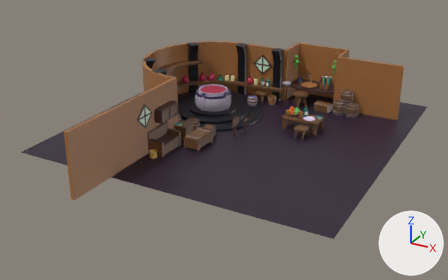
What one commit did to the glTF model assets/atelier.glb.
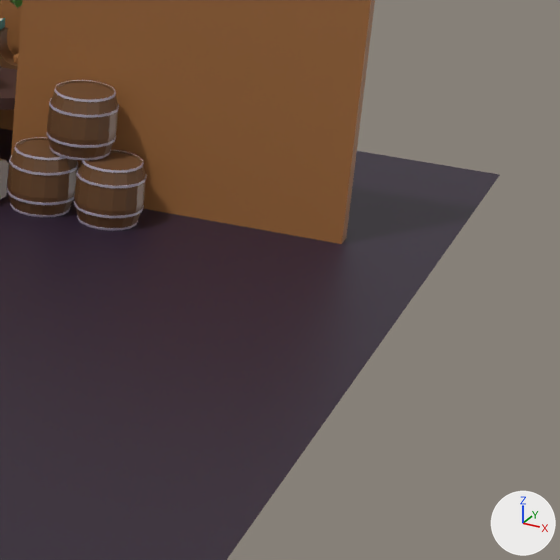
Each version is shown whole from a 50 mm camera at (37.5, -57.92, 29.04) aimed at (5.59, 0.1, 0.04), then close up on the part from 74% to 98% of the width and 26% to 65% of the height. The lights are fixed; the arrows at lower right show +X, +Y and +Z. Where no turn or scale is listed for an object, it has been applied to the vertices.

Objects in the first close-up: 'barrel.002', 'barrel.003', 'barrel.004', 'floor', 'table', 'walls'.
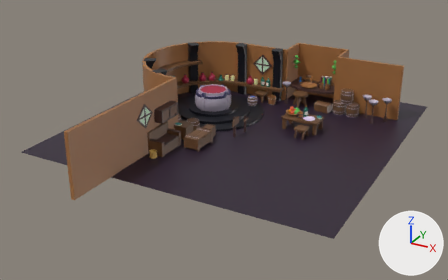
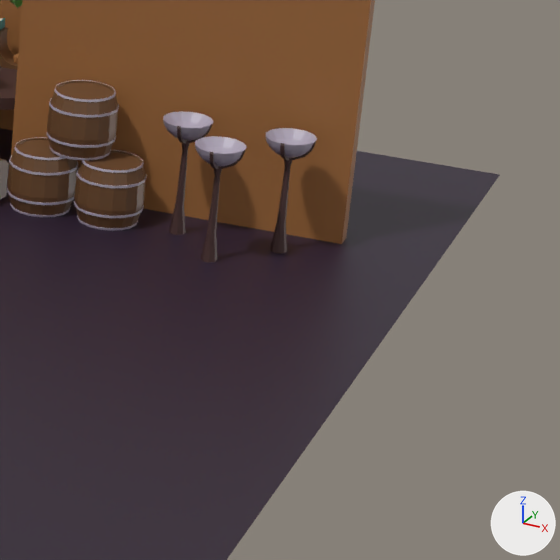
Changed parts and their boxes [x1, y1, x2, y2] in the close-ups (560 x 560 px):
'torch.002', added
    after: [195, 136, 247, 262]
'torch.003', added
    after: [265, 128, 317, 253]
'torch.001', added
    after: [163, 111, 213, 235]

The change, as a list of edits to the scene's bpy script:
```text
Add ob_torch_003:
    ob_torch_003 = bpy.data.objects.new('torch.003', me_torch)
    ob_torch_003.location = (20.34, 14.92, 0.0)
    ob_torch_003.rotation_euler = (0.0, 0.0, 1.084)  # degrees (0, 0, 62)
Add ob_torch_002:
    ob_torch_002 = bpy.data.objects.new('torch.002', me_torch)
    ob_torch_002.location = (19.05, 13.55, 0.0)
    ob_torch_002.rotation_euler = (0.0, 0.0, 1.084)  # degrees (0, 0, 62)
Add ob_torch_001:
    ob_torch_001 = bpy.data.objects.new('torch.001', me_torch)
    ob_torch_001.location = (17.85, 14.91, 0.0)
    ob_torch_001.rotation_euler = (0.0, 0.0, 1.084)  # degrees (0, 0, 62)
```
